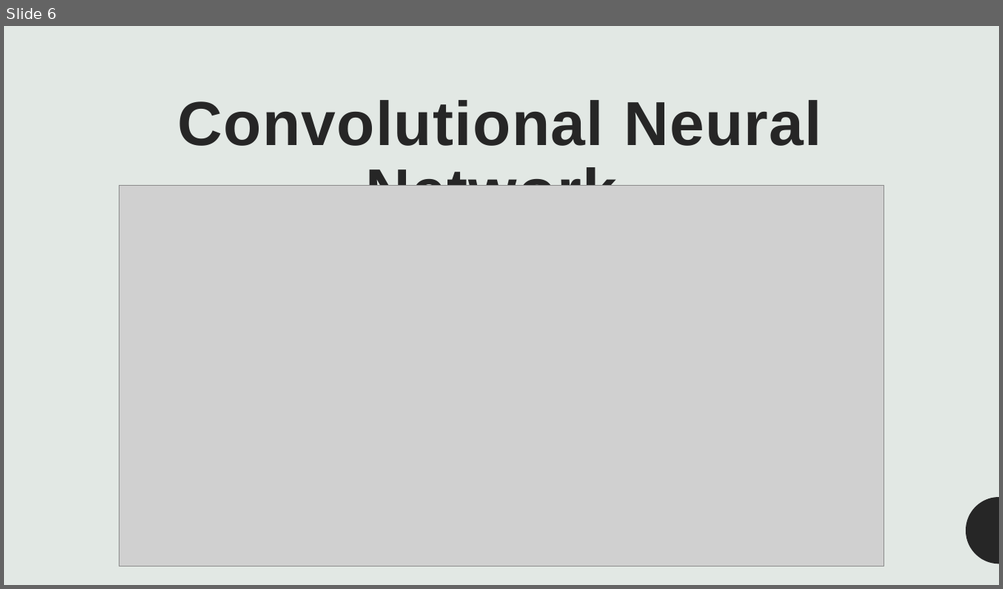
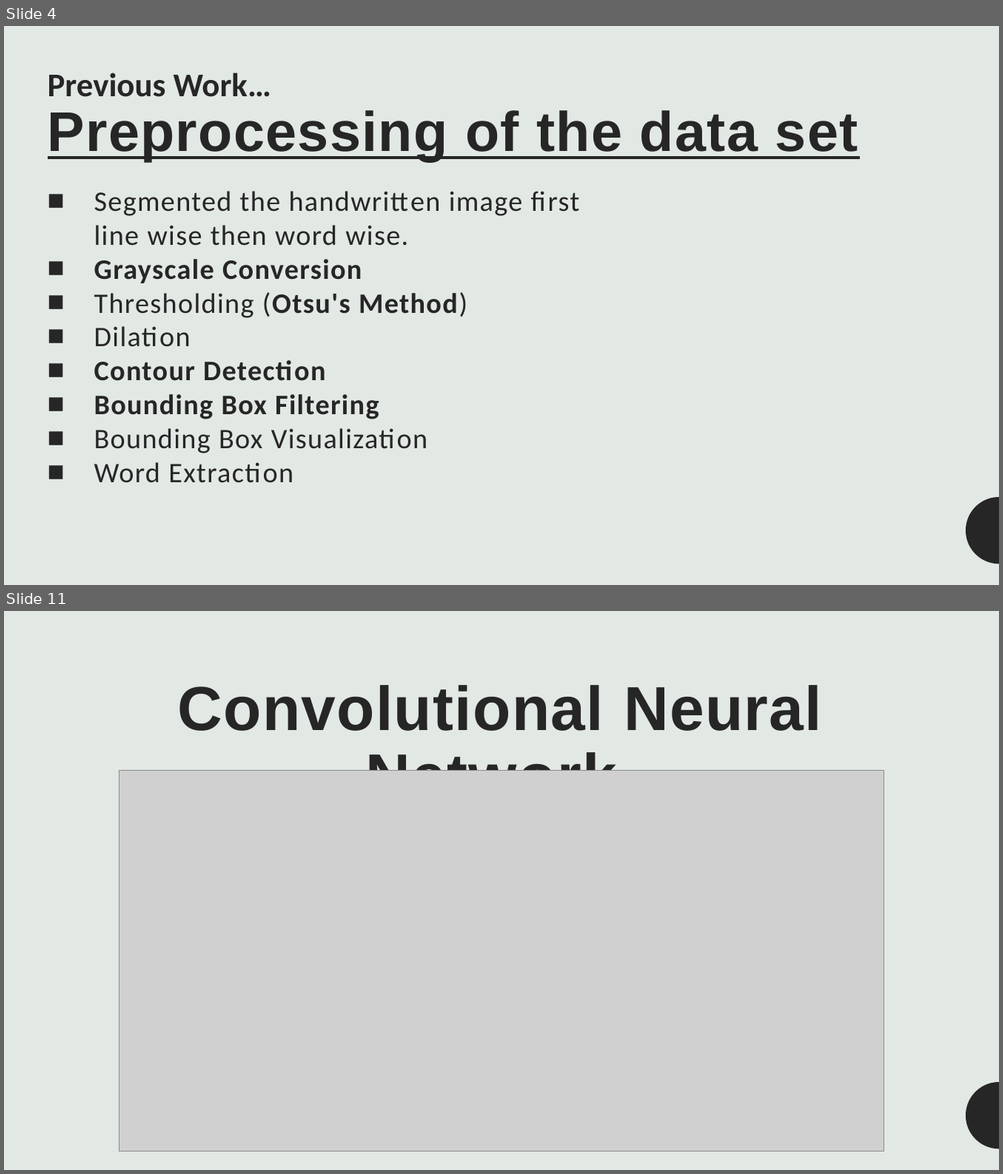
Before and after one commit to Gourav1695/BTech_major_project, a slide deck: BTech_Final_Project_Handwritting_analysis.pptx. Shown one above the other, each under a label of ours: slide 6 before the commit, slides 4 and 11 after it; the slides between them are not shown. The pictures are 1003x589 and 1003x1174 pixels, drawn with LibreOffice and Linux fonts; fonts in the diff are those of the drawing; grey boxes stand for pictures. Boxes give left, top, right and bottom in pixels: in the first picture for what was removed or moved away, otherwise in the second. Text is boxed around its words. In the diff, an @@ line names an element or a change of style, - is before the commit and + after.

```diff
--- a/BTech_Final_Project_Handwritting_analysis.pptx
+++ b/BTech_Final_Project_Handwritting_analysis.pptx
@@ slide 4 added at box(4, 26, 999, 585), background #E2E8E4; not listed: 1 template element that a slide beside it also shows @@
@@ text added at box(48, 73, 271, 97), 32 pt, text #262626, bold @@
+Previous Work…
@@ title added at box(48, 110, 858, 161), 54 pt, text #262626, bold, underline @@
+Preprocessing of the data set
@@ text added at box(94, 191, 580, 483), 27.3 pt, text #262626 @@
+■ Segmented the handwritten image first line wise then word wise.
+■ Grayscale Conversion
+■ Thresholding (Otsu's Method)
+■ Dilation
+■ Contour Detection
+■ Bounding Box Filtering
+■ Bounding Box Visualization
+■ Word Extraction
@@ what was slide 6 is now slide 11 @@
```
Also in this commit, not shown: 4 slides changed, 5 other slides added, 1 other file.
